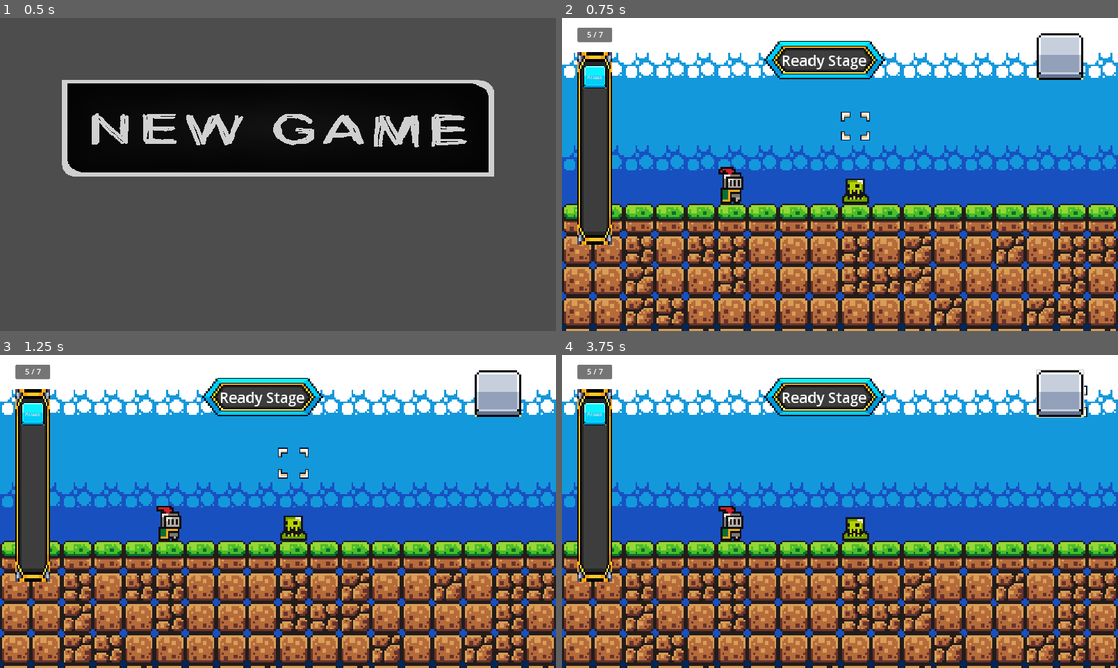
Above: before the commit, frames 1-4 (two rows, left to right).
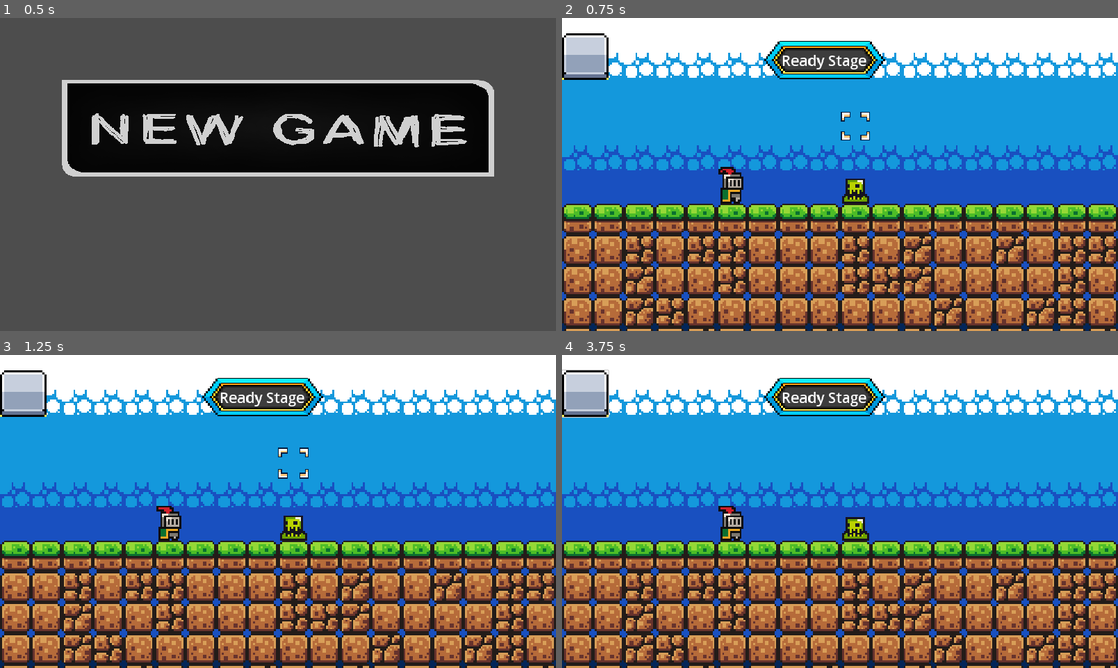
Above: after the commit, the same moments.

Repository: Chenredfish/WorldTrigger
Game: Godot game, scene res://main.tscn
Two runs of this game, one before a commit and one after it. Both use one fixed random seed, a clock stepped at 60 frames per second and the inputs below. The engine's default icon, where the game draws it, is replaced by a stand-in: a white triangle on a blue panel in a dark square.
Inputs (mouse positions are in pixels of both pictures, inside the frame that each line leads up to; where the layout moved, square brackets give the same spot in the first picture):
- Up to frame 1 (0.5 s): no input
- Up to frame 2 (0.75 s): click (840, 127) at 0.5 s
- Up to frame 3 (1.25 s): no input
- Up to frame 4 (3.75 s): click (595, 414) at 1.25 s, where only the run before the commit has a clickable "Attack"; click (595, 414) at 2 s, where only the run before the commit has a clickable "Attack"; click (595, 414) at 2.75 s, where only the run before the commit has a clickable "Attack"; click (584, 392) [1062, 392] at 3.5 s

Frame 1 is identical in both runs. In frame 2, 5.7% of the frame differs, in the area x 0-94%, y 3-73%; in frame 3, 5.7%; in frame 4, 5.9%, in the area x 0-95%, y 3-73%.
Error before the commit: Attempt to call function 'hide' in base 'null instance' on a null instance. (res://src/UI/action_list.gd:15)

Commit message:
改正節點的使用錯誤

Diff:
--- a/src/UI/action_list.gd
+++ b/src/UI/action_list.gd
@@ -1,8 +1,8 @@
 extends MarginContainer
 
-@onready var actions = $Panel/Actions
-@onready var show_button = $Panel/Actions/ShowButtonContainer/ShowButton
-@onready var show_button_container = $Panel/Actions/ShowButtonContainer
+@onready var actions = $VBoxContainer/Panel/Actions
+@onready var show_button = $VBoxContainer/Panel/Actions/ShowButtonContainer/ShowButton
+@onready var show_button_container = $VBoxContainer/Panel/Actions/ShowButtonContainer
 
 signal remove_action
 signal action_end
--- a/src/UI/ready_fight_form.gd
+++ b/src/UI/ready_fight_form.gd
@@ -1,6 +1,6 @@
 extends Control
 
-@onready var action_list_visable = $UIContainer/HBoxContainer2/ActionList/Panel
+@onready var action_list_visable = $UIContainer/HBoxContainer2/ActionList
 @onready var skill_container = $UIContainer/SkillContainer
 @onready var skill_menu = $UIContainer/SkillContainer/SkillMenu
 @onready var action_list = $UIContainer/HBoxContainer2/ActionList
